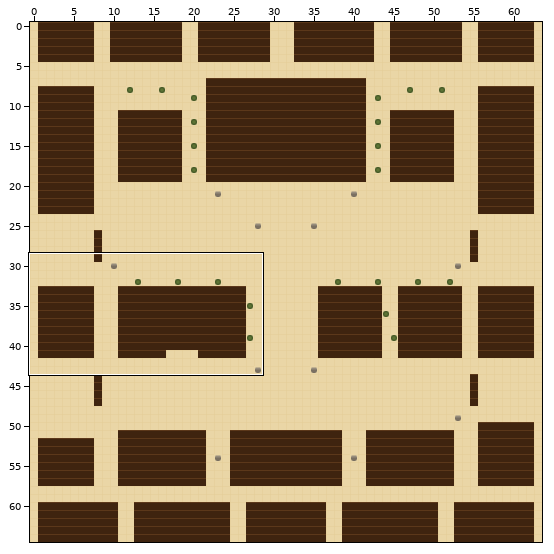
Tiled map (JSON): maps/city.tmj. The picture above shows the old version from afar; the outline marks the close-up.
Close-up. Earlier state:
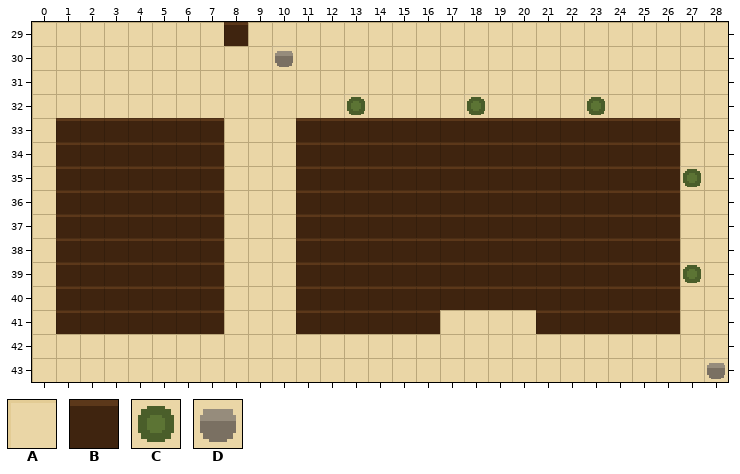
Cells are 16x16 px. Shown: x 0..28, y 29..43. The commit also changed other parts of the map, which this record leaves out.
Key: from "draft": A 0, B 1, C 3, D 4.
_ is an empty cell.
Layer "ground" before, first column x 0:
29 AAAAAAAABAAAAAAAAAAAAAAAAAAAA
30 AAAAAAAAAADAAAAAAAAAAAAAAAAAA
31 AAAAAAAAAAAAAAAAAAAAAAAAAAAAA
32 AAAAAAAAAAAAACAAAACAAAACAAAAA
33 ABBBBBBBAAABBBBBBBBBBBBBBBBAA
34 ABBBBBBBAAABBBBBBBBBBBBBBBBAA
35 ABBBBBBBAAABBBBBBBBBBBBBBBBCA
36 ABBBBBBBAAABBBBBBBBBBBBBBBBAA
37 ABBBBBBBAAABBBBBBBBBBBBBBBBAA
38 ABBBBBBBAAABBBBBBBBBBBBBBBBAA
39 ABBBBBBBAAABBBBBBBBBBBBBBBBCA
40 ABBBBBBBAAABBBBBBBBBBBBBBBBAA
41 ABBBBBBBAAABBBBBBAAAABBBBBBAA
42 AAAAAAAAAAAAAAAAAAAAAAAAAAAAA
43 AAAAAAAAAAAAAAAAAAAAAAAAAAAAD
The same view after the edit:
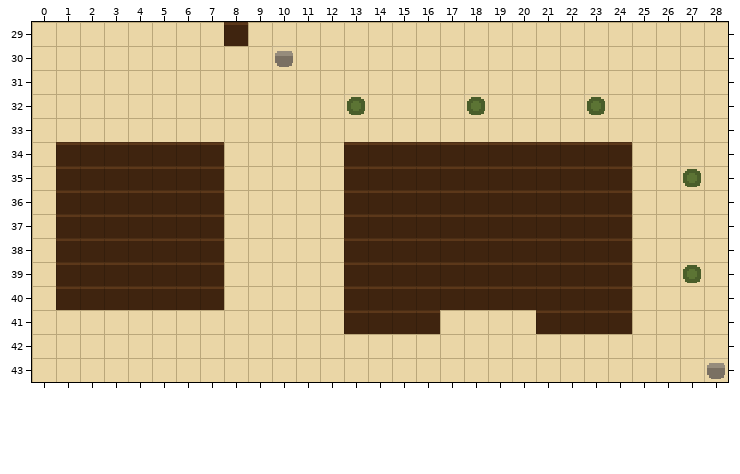
From old to new:
Layer "ground":
y 33: x 1..7 BBBBBBB -> AAAAAAA; x 11..26 BBBBBBBBBBBBBBBB -> AAAAAAAAAAAAAAAA
y 34..40: x 11..12 BB -> AA; x 25..26 BB -> AA
y 41: x 1..7 BBBBBBB -> AAAAAAA; x 11..12 BB -> AA; x 25..26 BB -> AA
Boxes around the changes in both close-ups, in picture pixels (x1, y1, x2, y2):
changed: (56, 118, 224, 142)
changed: (296, 118, 680, 334)
changed: (56, 310, 224, 334)
